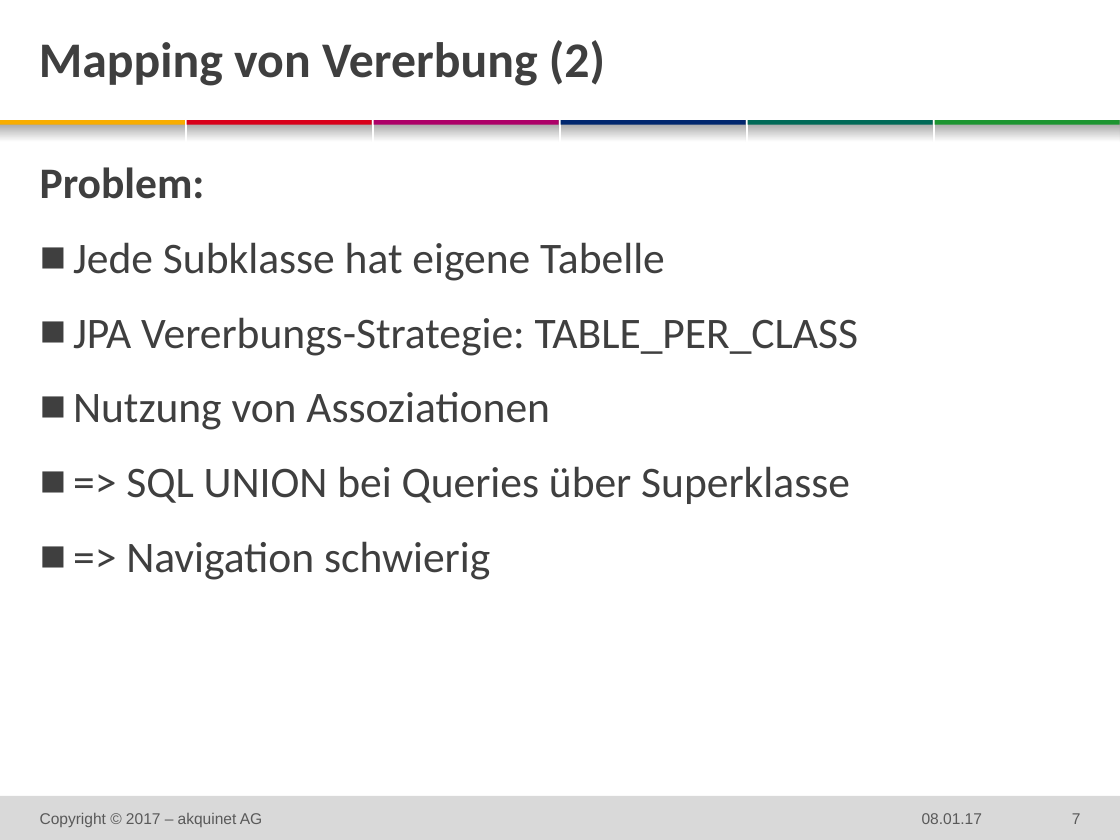
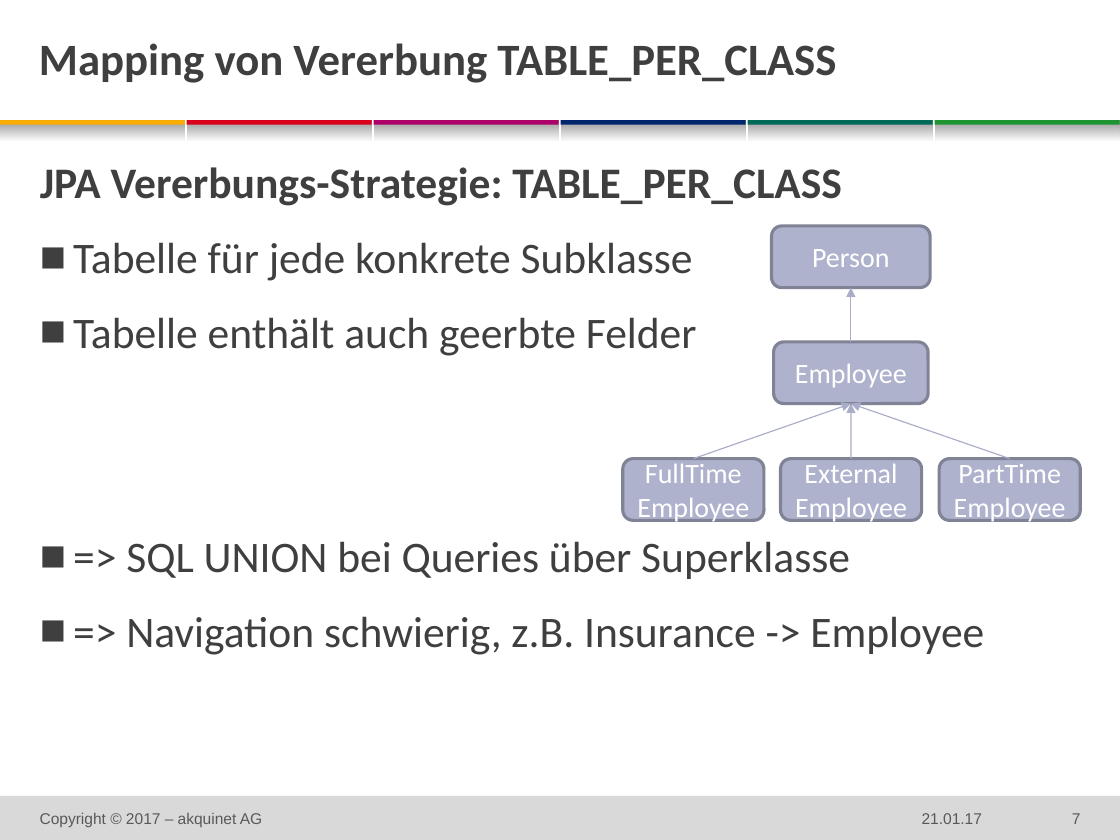
Before and after one commit to techatspree/jpapitfalls, a slide deck: slide 7 of 2016-xx-xx DF JPA Pitfalls.pptx. Drawn at 1120x840 pixels with LibreOffice and Linux fonts; fonts in the diff are those of the drawing; background and template pictures are left out. Boxes give left, top, right and bottom in pixels: in the first picture for what was removed or moved away, otherwise in the second. Text is boxed around its words. In the diff, an @@ line names an element or a change of style, - is before the commit and + after.

```diff
--- a/2016-xx-xx DF JPA Pitfalls.pptx
+++ b/2016-xx-xx DF JPA Pitfalls.pptx
@@ title at bbox=[39, 43, 836, 83]: text changed; size 32 to 28.8 pt @@
-Mapping von Vererbung (2)
+Mapping von Vererbung TABLE_PER_CLASS
@@ text at bbox=[40, 167, 665, 281]: paragraphs removed @@
-Problem:
-  ■ Jede Subklasse hat eigene Tabelle
@@ text at bbox=[40, 167, 841, 206]: bold on in "JPA Vererbungs-Strategie: TABLE_PER_CLASS"; bullet ■ to none @@
@@ text at bbox=[73, 242, 697, 356]: text changed @@
-  ■ Nutzung von Assoziationen
+  ■ Tabelle für jede konkrete Subklasse
+  ■ Tabelle enthält auch geerbte Felder
@@ group added at bbox=[623, 226, 1081, 521]: 5 rounded rectangles, 4 arrows @@
+Person
+Employee
+FullTime
+Employee
+External
+Employee
+PartTime
+Employee
@@ text at bbox=[126, 616, 984, 655]: text changed @@
-  ■ => Navigation schwierig
+  ■ => Navigation schwierig, z.B. Insurance -> Employee
@@ text at bbox=[922, 813, 982, 824]: text changed @@
-08.01.17
+21.01.17
```
Also in this commit, not shown: 16 other slides changed, 1 other file.
